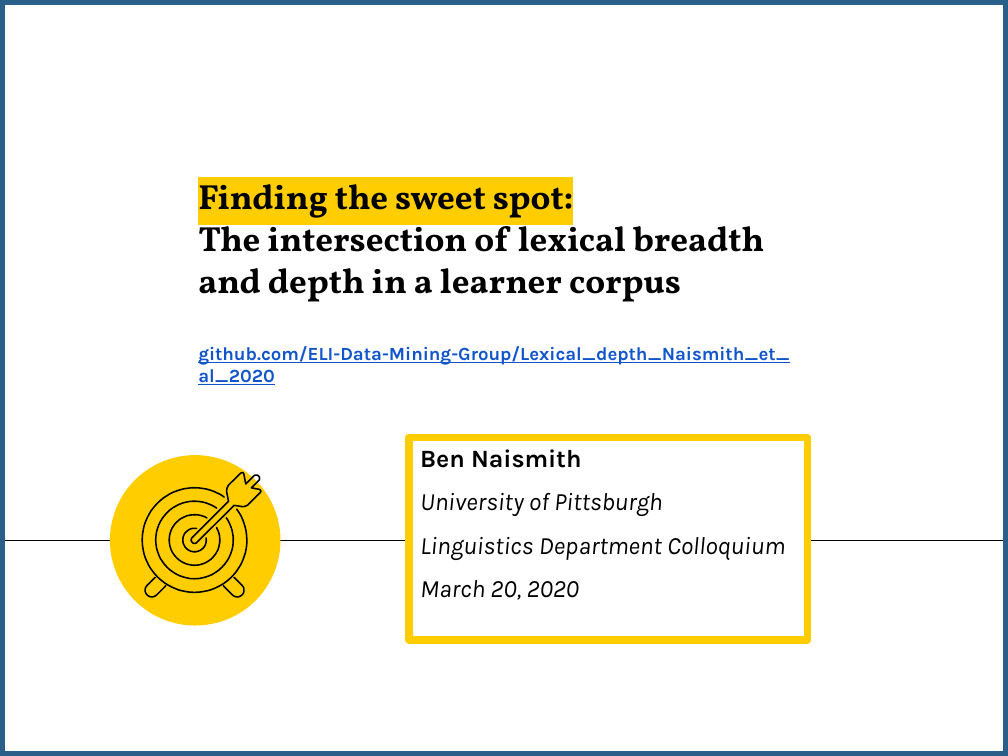
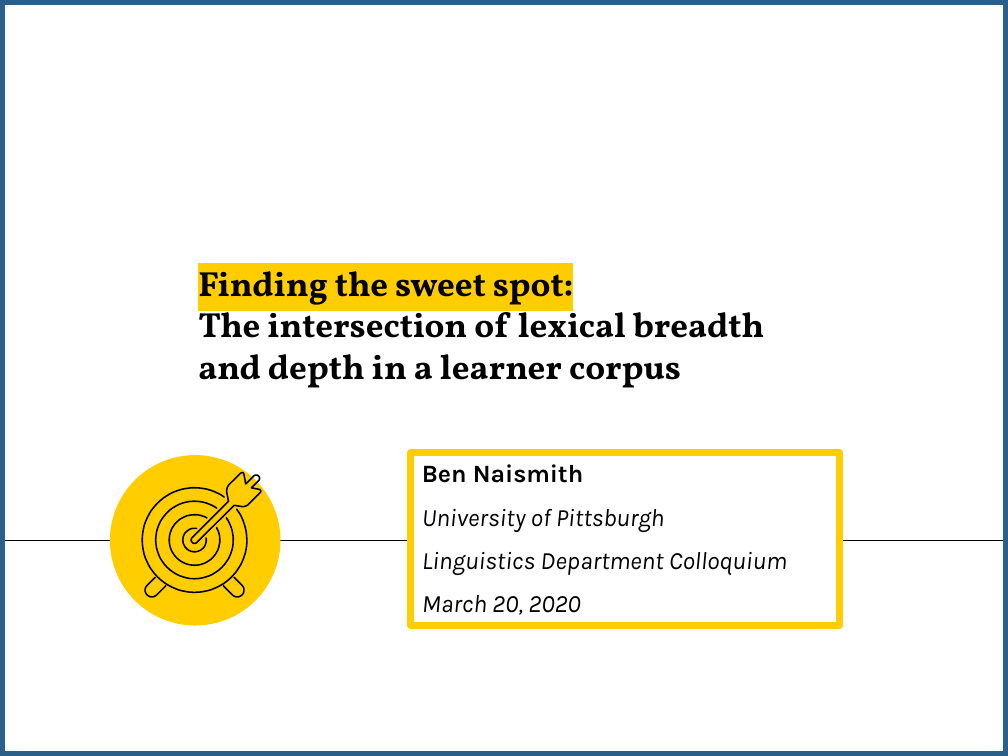
Before and after one commit to bnaismith/bnaismith.github.io, a slide deck: slide 1 of images/Project_images.pptx. Drawn at 1008x756 pixels with LibreOffice and Linux fonts; fonts in the diff are those of the drawing. Boxes give left, top, right and bottom in pixels: in the first picture for what was removed or moved away, otherwise in the second. Text is boxed around its words. In the diff, an @@ line names an element or a change of style, - is before the commit and + after.

```diff
--- a/images/Project_images.pptx
+++ b/images/Project_images.pptx
@@ title at (198,262,764,388): text changed @@
-Finding the sweet spot:
-The intersection of lexical breadth
-and depth in a learner corpus
-github.com/ELI-Data-Mining-Group/Lexical_depth_Naismith_et_al_2020
+Finding the sweet spot:
+The intersection of lexical breadth
+and depth in a learner corpus
@@ rectangle "Ben Naismith": place and size @@
-rectangle "Ben Naismith" at (409,438,807,641)
+rectangle "Ben Naismith" at (410,452,839,625)
```
Also in this commit, not shown: 1 slide added, 1 slide removed, 5 other files.
